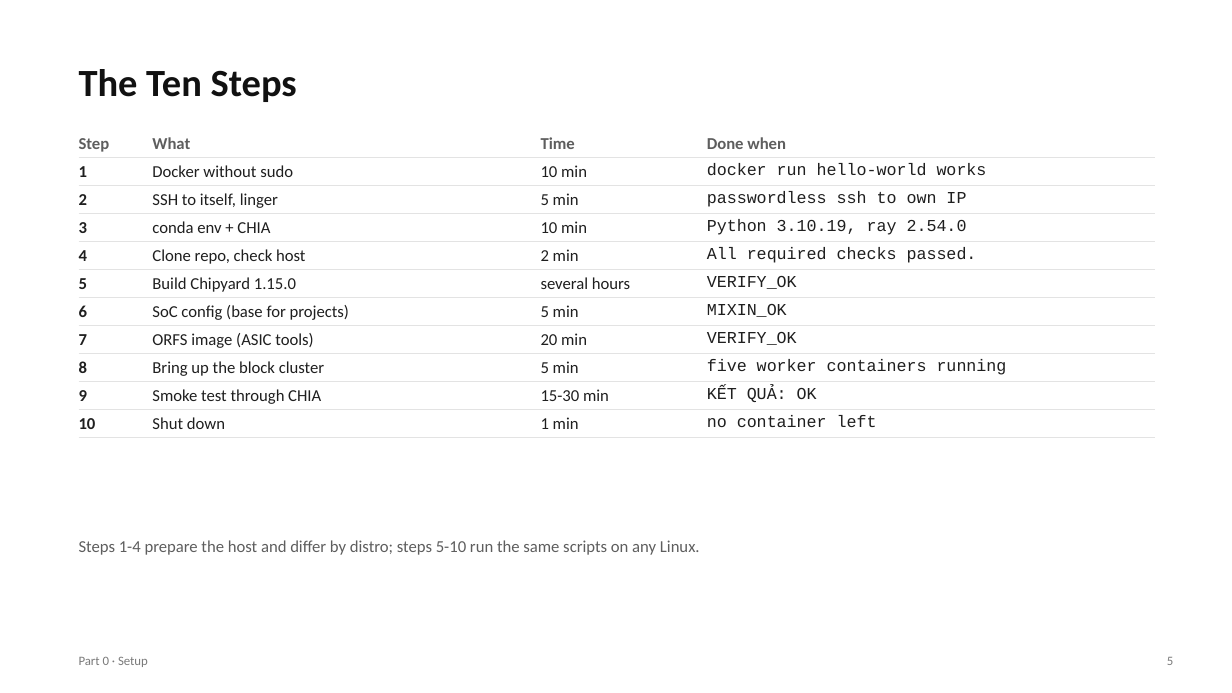
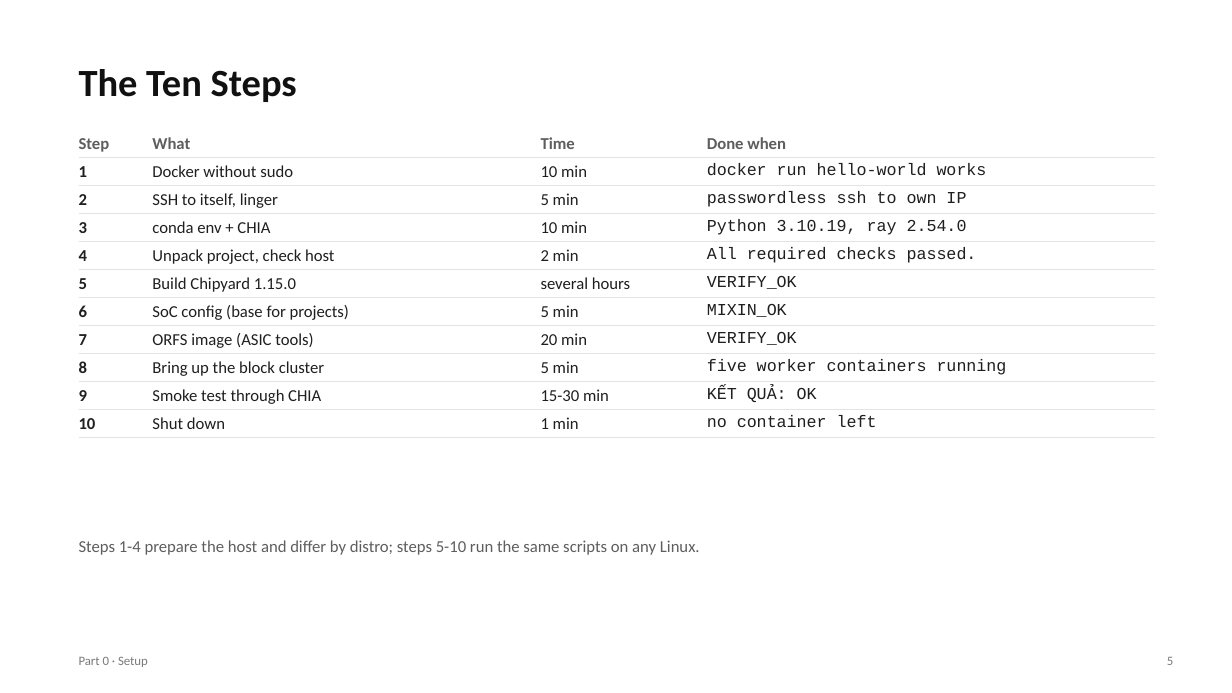
Before and after one commit to chipchip-tech/CHIA-workflow, a slide deck: slide 5 of projects/demo-alu/report/guides/0_Setup.pptx. Drawn at 1232x693 pixels with LibreOffice and Linux fonts; fonts in the diff are those of the drawing. Boxes give left, top, right and bottom in pixels: in the first picture for what was removed or moved away, otherwise in the second. Text is boxed around its words. In the diff, an @@ line names an element or a change of style, - is before the commit and + after.

```diff
--- a/projects/demo-alu/report/guides/0_Setup.pptx
+++ b/projects/demo-alu/report/guides/0_Setup.pptx
@@ table at bbox=[79, 129, 1155, 433] @@
-row 5, column 2: Clone repo, check host
+row 5, column 2: Unpack project, check host
```
Also in this commit, not shown: 2 other slides changed, 1 other file.
